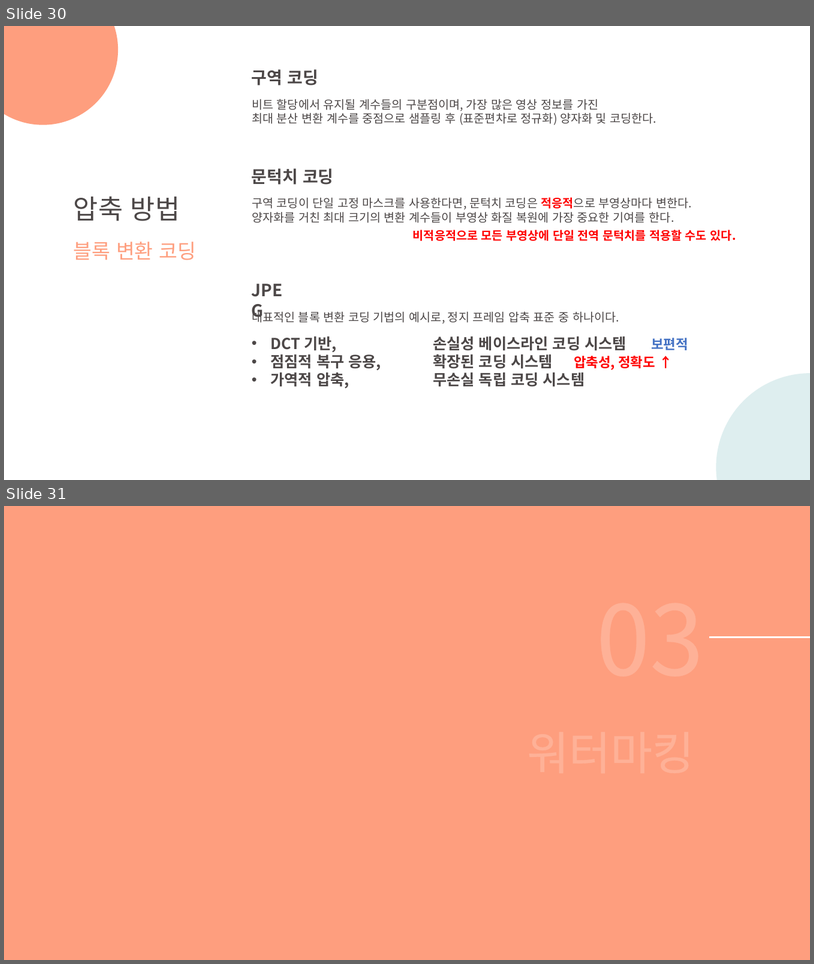
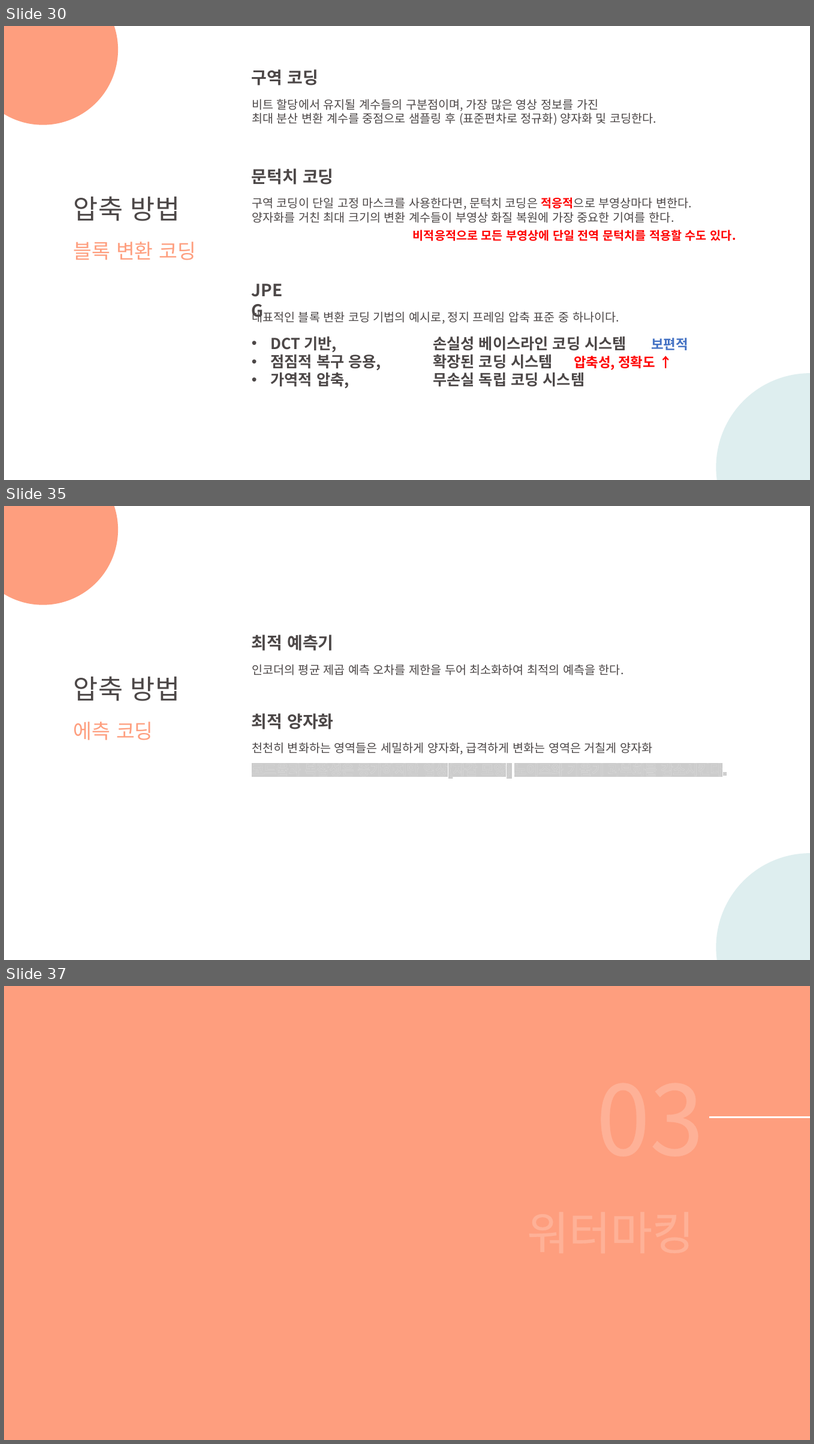
Before and after one commit to DaeSeokSong/summarize-study, a slide deck: 디지털 영상처리 제3판/PPT/12주차 세미나_디지털 영상처리.pptx. Shown one above the other, each under a label of ours: slides 30 and 31 before the commit, slides 30, 35 and 37 after it; the slides between them are not shown. The pictures are 814x964 and 814x1444 pixels, drawn with LibreOffice and Linux fonts; fonts in the diff are those of the drawing. Boxes give left, top, right and bottom in pixels: in the first picture for what was removed or moved away, otherwise in the second. Text is boxed around its words. In the diff, an @@ line names an element or a change of style, - is before the commit and + after.

```diff
--- a/디지털 영상처리 제3판/PPT/12주차 세미나_디지털 영상처리.pptx
+++ b/디지털 영상처리 제3판/PPT/12주차 세미나_디지털 영상처리.pptx
@@ slide 35 added at (4,506,810,960), background #FFFFFF @@
@@ ellipse added at (4,506,119,605), fill #FE9E7E @@
@@ text added at (252,634,333,651), 20 pt, text #4C4747, bold @@
+최적 예측기
@@ text added at (252,664,624,675), 14 pt, text #4C4747 @@
+인코더의 평균 제곱 예측 오차를 제한을 두어 최소화하여 최적의 예측을 한다.
@@ text added at (74,676,180,701), 32 pt, text #4C4747 @@
+압축 방법
@@ text added at (74,721,153,740), 24 pt, text #FE9E7E @@
+에측 코딩
@@ text added at (252,713,333,729), 20 pt, text #4C4747, bold @@
+최적 양자화
@@ text added at (252,742,653,754), 14 pt, text #4C4747 @@
+천천히 변화하는 영역들은 세밀하게 양자화, 급격하게 변화는 영역은 거칠게 양자화
@@ text added at (252,761,727,778), 16 pt, text #FFFFFF, bold @@
+코드율과 복잡성은 증가하지만 입상(자갈 모양) 노이즈와 기울기 과부화를 감소시킨다.
@@ ellipse added at (717,853,810,960), fill #C8E4E5 at 60% opacity @@
@@ what was slide 31 is now slide 37 @@
```
Also in this commit, not shown: 6 other slides added.
